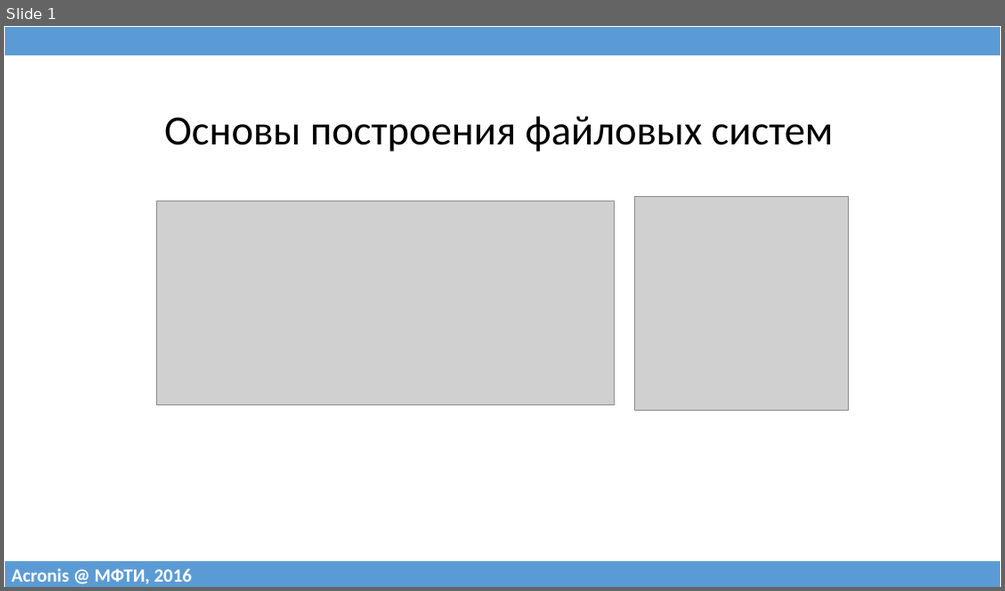
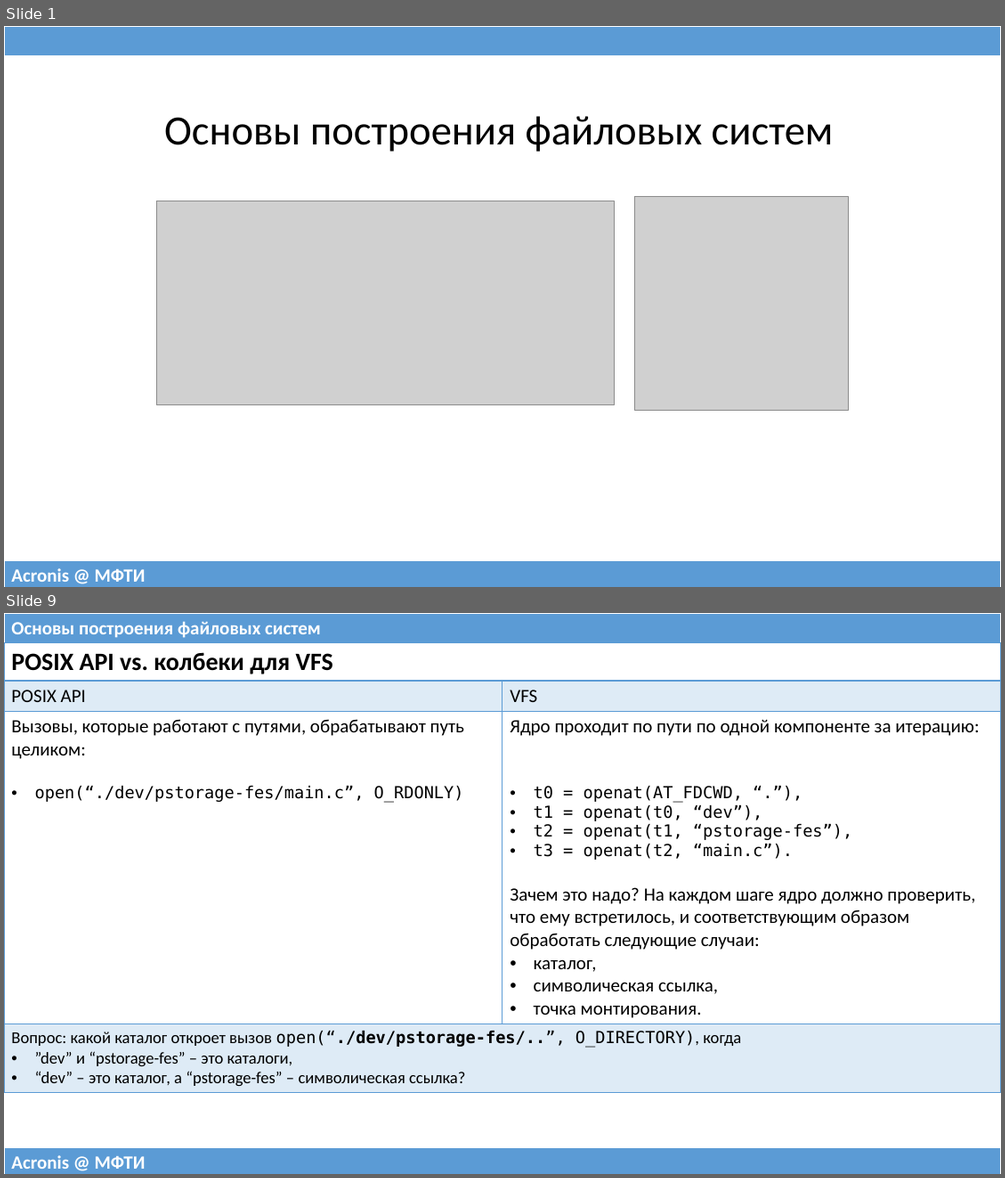
Before and after one commit to 75cc8545e7b021ed280ed0ef99fc7fc4/filesystems-101, a slide deck: talks/src/class11.pptx. Shown one above the other, each under a label of ours: slide 1 before the commit, slides 1 and 9 after it; the slides between them are not shown. The pictures are 1005x591 and 1005x1178 pixels, drawn with LibreOffice and Linux fonts; fonts in the diff are those of the drawing; grey boxes stand for pictures. Boxes give left, top, right and bottom in pixels: in the first picture for what was removed or moved away, otherwise in the second. Text is boxed around its words. In the diff, an @@ line names an element or a change of style, - is before the commit and + after.

```diff
--- a/talks/src/class11.pptx
+++ b/talks/src/class11.pptx
@@ slide 9 added at <box>4,613,1001,1174</box>, background #FFFFFF @@
@@ table added at <box>4,613,1001,643</box>, 1 rows, 1 columns @@
+Основы построения файловых систем
@@ table added at <box>4,643,1001,1089</box>, 4 rows, 2 columns @@
+POSIX API vs. колбеки для VFS | 
+POSIX API | VFS
+Вызовы, которые работают с путями, обрабатывают путь целиком: / open(“./dev/pstorage-fes/main.c”, O_RDONLY) | Ядро проходит по пути по одной компоненте за итерацию: / t0 = openat(AT_FDCWD, “.”), / t1 = openat(t0, “dev”), / t2 = openat(t1, “pstorage-fes”), / t3 = openat(t2, “main.c”). / Зачем это надо? На каждом шаге ядро должно проверить, что ему встретилось, и соответствующим образом обработать следующие случаи: / каталог, / символическая ссылка, / точка монтирования.
+Вопрос: какой каталог откроет вызов open(“./dev/pstorage-fes/..”, O_DIRECTORY), когда / ”dev” и “pstorage-fes” – это каталоги, / “dev” – это каталог, а “pstorage-fes” – символическая ссылка? | 
@@ table added at <box>4,1147,1001,1174</box>, 1 rows, 1 columns @@
+Acronis @ МФТИ
@@ slide 1 changed as well @@
@@ table at <box>4,560,1001,587</box> @@
-row 1, column 1: Acronis @ МФТИ, 2016
+row 1, column 1: Acronis @ МФТИ
```
Also in this commit, not shown: 2 other slides changed, 52 other slides added, 16 slides removed, 1 other file.
